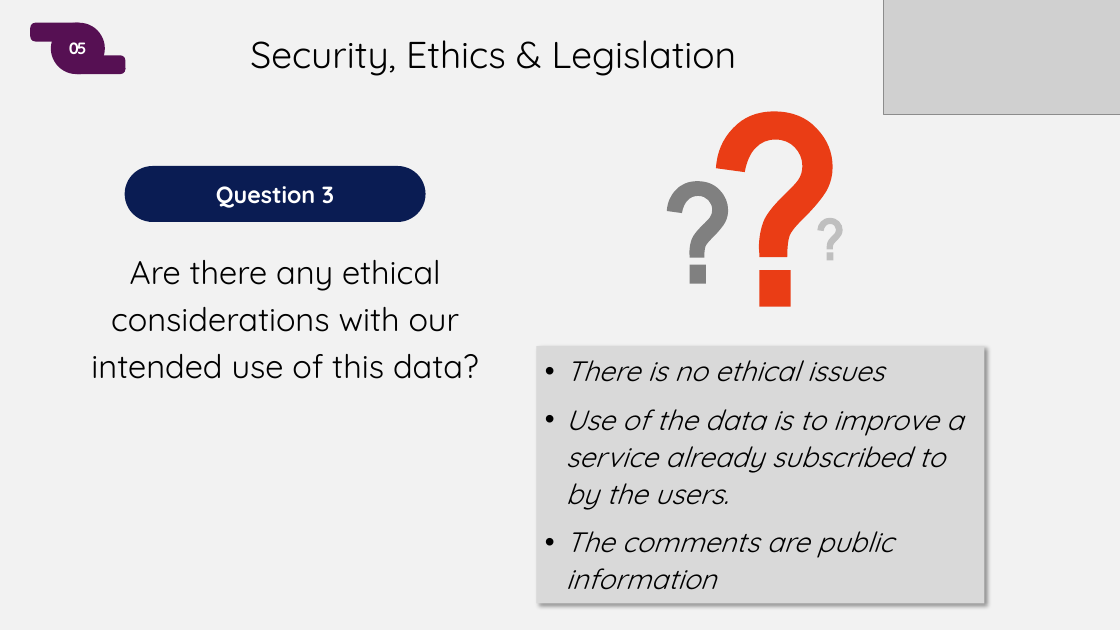
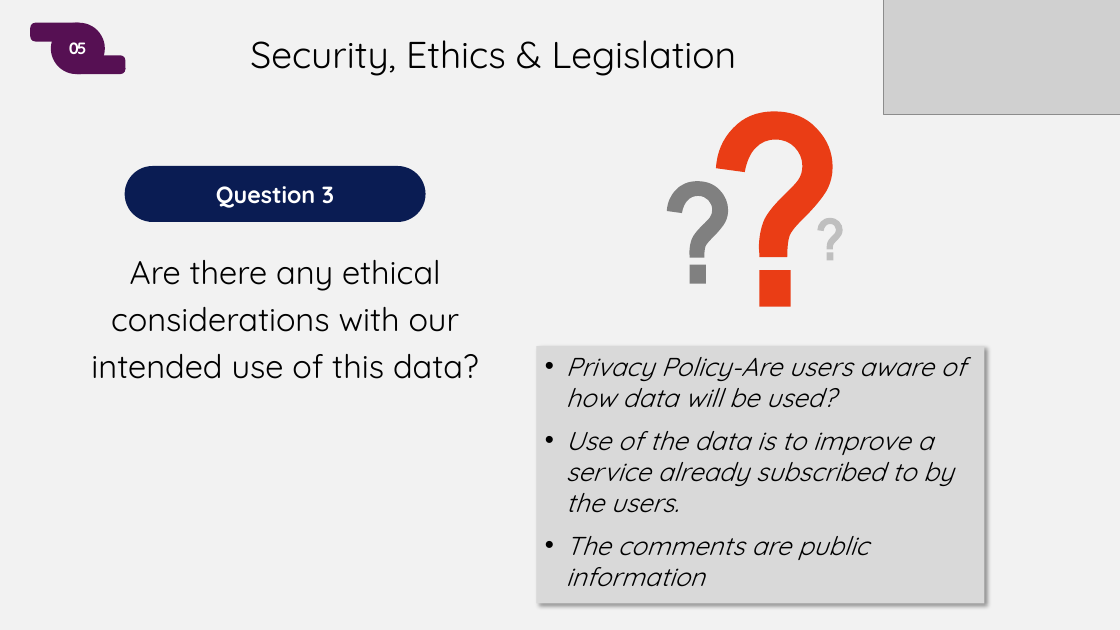
Before and after one commit to soyinkas1/PP0007_DfE-AMS-OpenClassrooms-Data-Analysis-Bootcamp_Excel_Tableau-PowerBI_Python_SQL, a slide deck: slide 19 of Project 4/Soyinka_Sowoolu_3_Slidedeck.pptx. Drawn at 1120x630 pixels with LibreOffice and Linux fonts; fonts in the diff are those of the drawing; grey boxes stand for pictures. Boxes give left, top, right and bottom in pixels: in the first picture for what was removed or moved away, otherwise in the second. Text is boxed around its words. In the diff, an @@ line names an element or a change of style, - is before the commit and + after.

```diff
--- a/Project 4/Soyinka_Sowoolu_3_Slidedeck.pptx
+++ b/Project 4/Soyinka_Sowoolu_3_Slidedeck.pptx
@@ text in rectangle at bbox=[566, 357, 966, 408]: text changed; size 24 to 22.2 pt @@
-• There is no ethical issues
+• Privacy Policy-Are users aware of how data will be used?
@@ text in rectangle at bbox=[566, 431, 953, 587]: size 24 to 22.2 pt in "Use of the data is to improve ...", "The comments are public information"; line spacing 1.1 to 1 @@
```
Also in this commit, not shown: 1 other slide changed, 7 other files.
